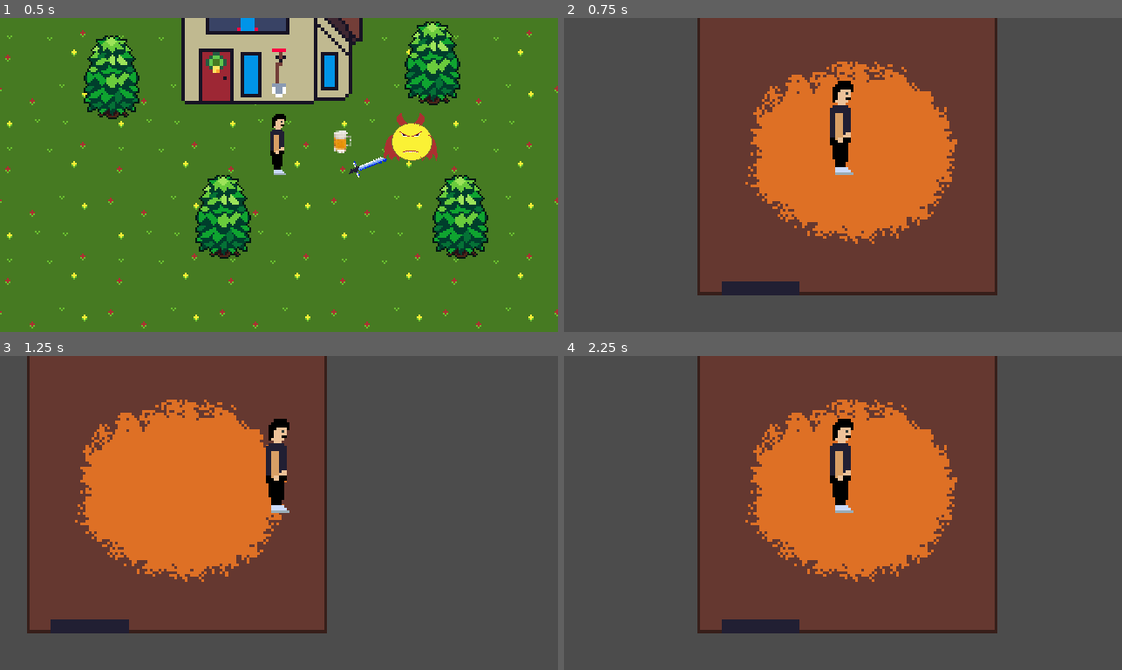
Above: before the commit, frames 1-4 (two rows, left to right).
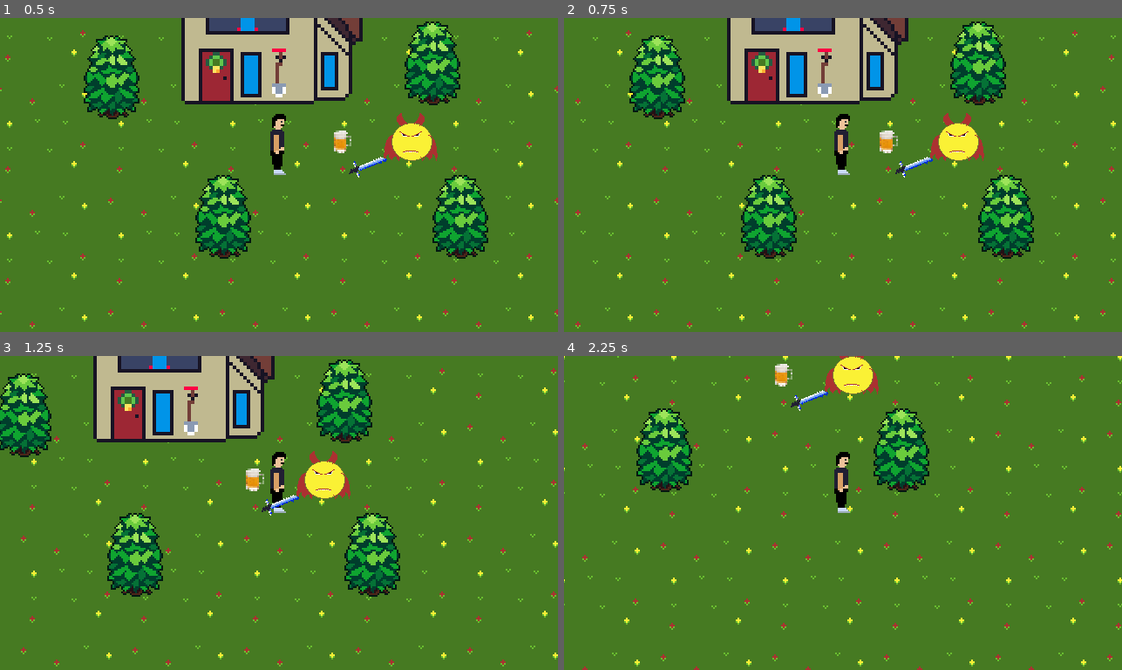
Above: after the commit, the same moments.

Repository: VictorINT/in-land
Game: Godot game, scene res://world.tscn
The game is run twice, just before and just after one commit, with the same random seed, the same clock (stepped at 60 frames per second) and the same inputs.
Inputs:
- Up to frame 1 (0.5 s): no input
- Up to frame 2 (0.75 s): tap Enter at 0.5 s; hold Right (ui_right) from 0.53 s (still down); tap I (interact) at 0.6 s
- Up to frame 3 (1.25 s): keep holding Right (ui_right)
- Up to frame 4 (2.25 s): release Right (ui_right) at 1.28 s; hold Down (ui_down) 1.28-2.03 s; tap Q (drop) at 1.35 s; tap I (interact) at 1.55, 2.1 s; hold Right (ui_right) from 2.03 s (still down)

Frame 1 is identical in both runs. In frame 2, 100% of the frame differs, in the area x 0-100%, y 0-100%; in frame 3, 100%; in frame 4, 100%.

Commit message:
bug fixed: enter/exit system fixed

Diff:
--- a/casa.tscn
+++ b/casa.tscn
@@ -11,6 +11,7 @@
 height = 17.8438
 
 [node name="casa" type="StaticBody2D"]
+collision_layer = 2
 collision_mask = 0
 
 [node name="Sprite" type="Sprite" parent="."]
--- a/casa_inside.tscn
+++ b/casa_inside.tscn
@@ -10,6 +10,7 @@
 b = Vector2( -0.0177193, 24.9084 )
 
 [node name="casa_inside" type="StaticBody2D"]
+collision_layer = 2
 
 [node name="CollisionShape2D2" type="CollisionShape2D" parent="."]
 position = Vector2( 0, -53.25 )
--- a/project.godot
+++ b/project.godot
@@ -103,4 +103,3 @@
 [rendering]
 
 environment/default_environment="res://default_env.tres"
-quality/dynamic_fonts/use_oversampling=false
--- a/resources/player.gd
+++ b/resources/player.gd
@@ -10,6 +10,7 @@
 onready var simultaneous_scene = load("res://casa_inside.tscn")		#variabila cu scena casei interioare
 onready var main_scene = load("res://world.tscn")		#variabila cu scena lumii main
 #sistem pentru pick up items
+var onEntered = false
 var selectedItem
 var item
 #vector de miscare
@@ -44,16 +45,18 @@
 		$Position2D/RemoteTransform2D.remote_path = ""
 		selectedItem = null
 
-	if Input.is_action_just_pressed("interact"):
+	if Input.is_action_just_pressed("interact") and onEntered == true:
 		_add_a_scene_manually()
 
 #functie semnal care se aplica atunci cand raza din jurul player ului intra in contact cu un collision shape pentru interactiune
 func _on_Area2D_body_entered(body):
 	item = body
+	onEntered = true
 
 #functie semnal ca mai sus, dar pentru iesire
 func _on_Area2D_body_exited(_body):
 	item = null
+	onEntered = false
 
 #functie care schimba scena
 func _add_a_scene_manually():
